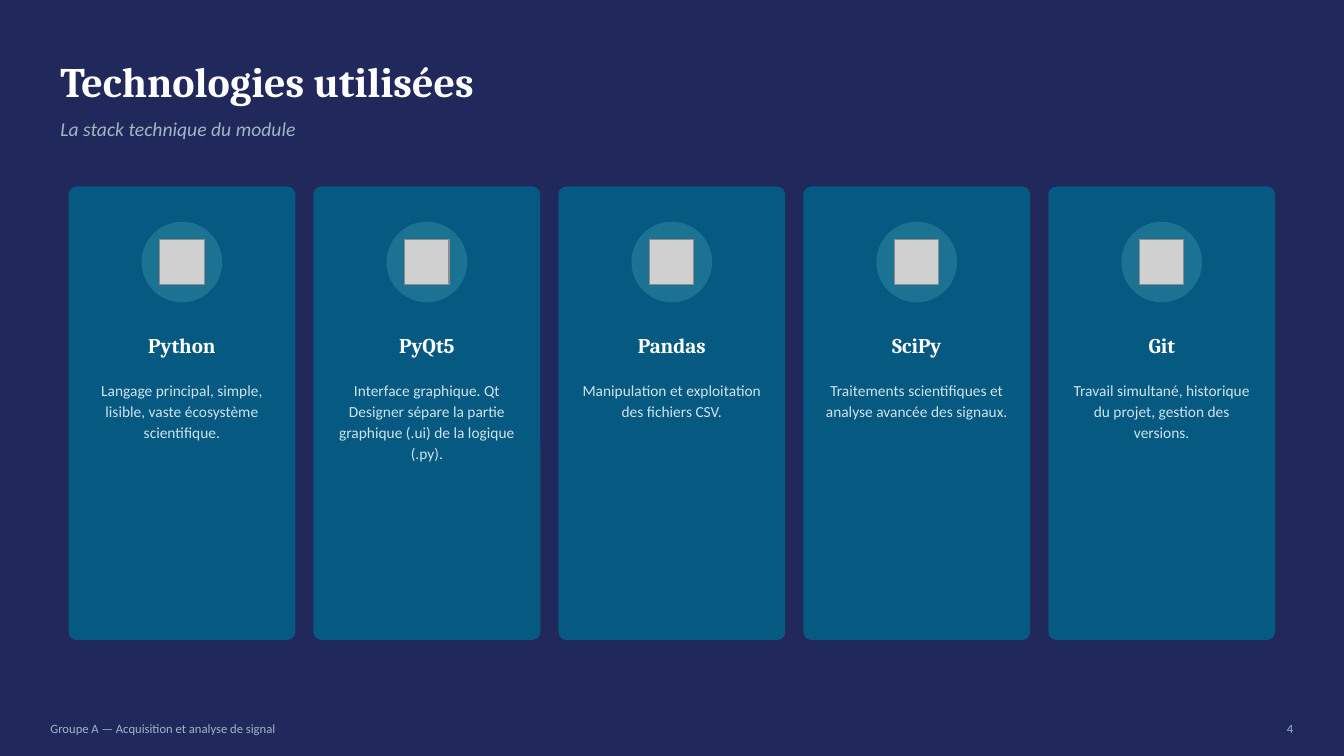
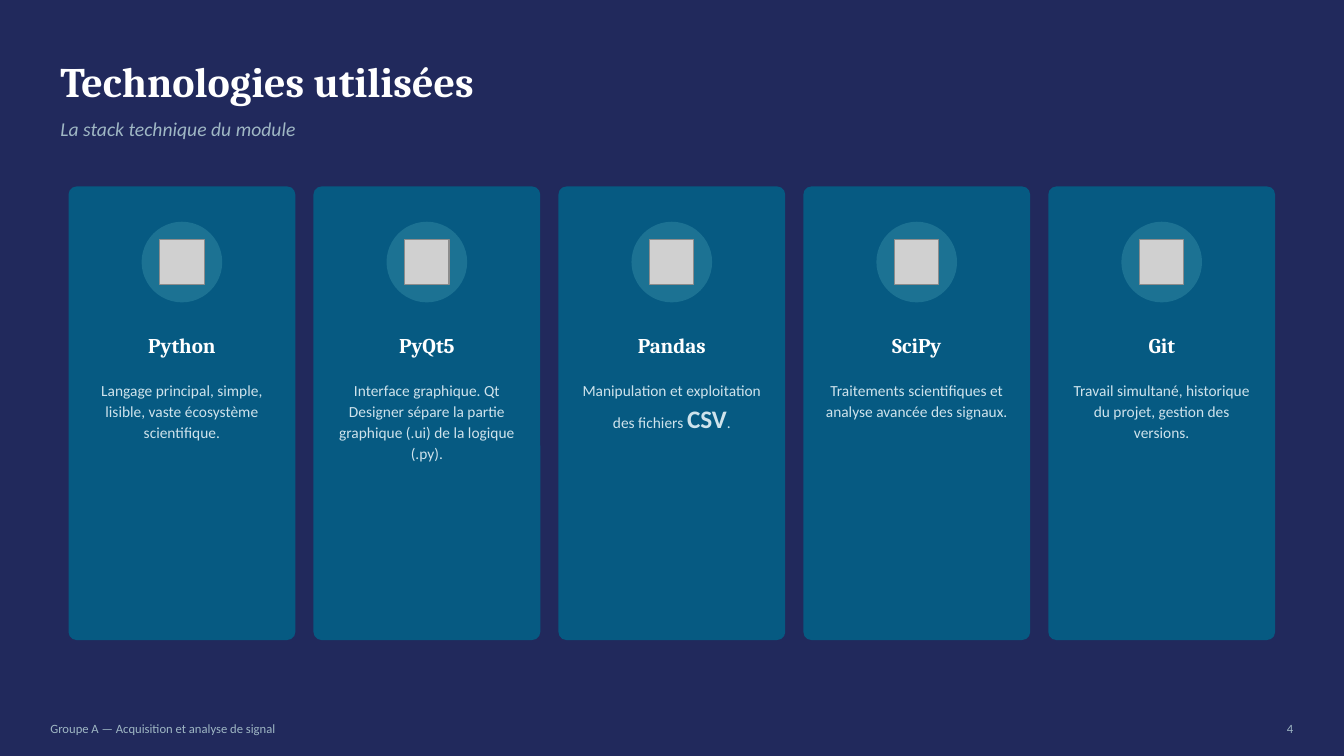
Before and after one commit to ClementBaty/m2_2025-2026, a slide deck: slide 4 of Presentation_Projet_Groupe_A.pptx. Drawn at 1344x756 pixels with LibreOffice and Linux fonts; fonts in the diff are those of the drawing; grey boxes stand for pictures. Boxes give left, top, right and bottom in pixels: in the first picture for what was removed or moved away, otherwise in the second. Text is boxed around its words. In the diff, an @@ line names an element or a change of style, - is before the commit and + after.

```diff
--- a/Presentation_Projet_Groupe_A.pptx
+++ b/Presentation_Projet_Groupe_A.pptx
@@ text "Manipulation et exploitation des fichiers ..." at [583,385,761,428]: size 11 to 18 pt, bold on in "CSV." @@
```
Also in this commit, not shown: 3 other slides changed, 1 slide added.
